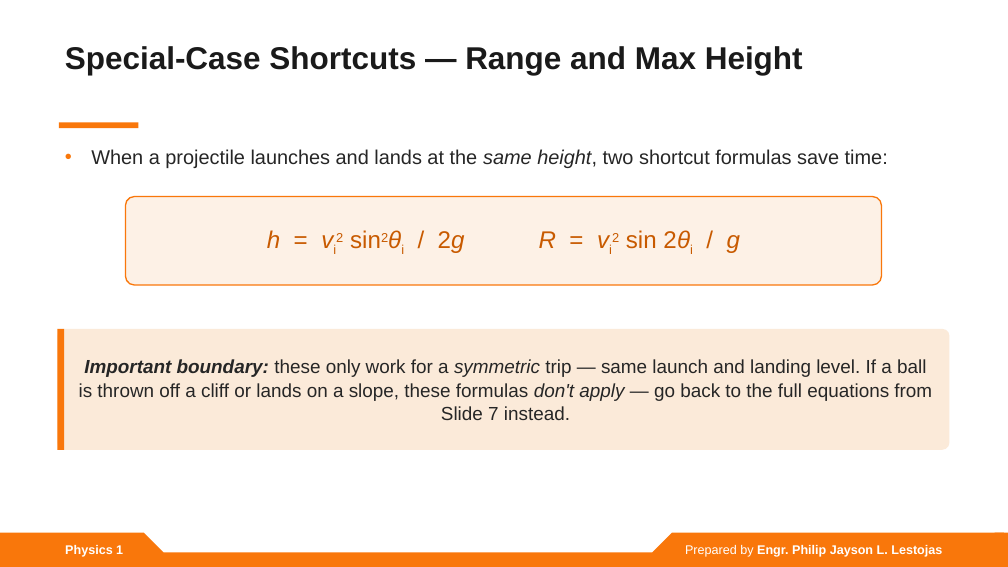
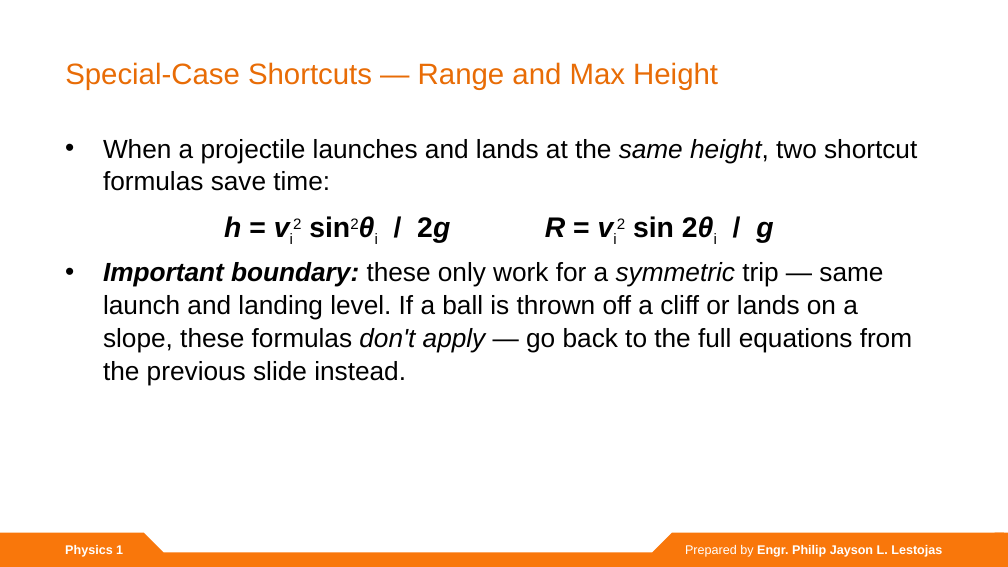
Before and after one commit to lestojas/physics, a slide deck: slide 8 of Projectile and Circular Motion.pptx. Drawn at 1008x567 pixels with LibreOffice and Linux fonts; fonts in the diff are those of the drawing. Boxes give left, top, right and bottom in pixels: in the first picture for what was removed or moved away, otherwise in the second. Text is boxed around its words. In the diff, an @@ line names an element or a change of style, - is before the commit and + after.

Commit message:
Revise deck to match template exactly (text-only content)
- Reuse the template's content-slide design: orange-gradient ExtraBold title + TT Hoves bulleted body
- Remove custom accent bars, equation bands, callout boxes, tables, and generated diagram images
- Convert comparison tables to template-style bullets; render equations as simple centered lines
- Body text auto-fits the template body box (keeps 28pt where content allows)

```diff
--- a/Projectile and Circular Motion.pptx
+++ b/Projectile and Circular Motion.pptx
@@ text "Special-Case Shortcuts — Range and ...": place and size @@
-text "Special-Case Shortcuts — Range and ..." at bbox=[65, 46, 803, 75]
+text "Special-Case Shortcuts — Range and ..." at bbox=[65, 62, 718, 90]
@@ text "Special-Case Shortcuts — Range and ..." at bbox=[65, 62, 718, 90]: size 30 to 28 pt, text colour #1A1A1A to gradient #B45404 to #E86C06 to #F9770B, bold off @@
@@ rectangle removed at bbox=[59, 123, 138, 128] @@
@@ text removed at bbox=[91, 149, 888, 168] @@
-• When a projectile launches and lands at the same height, two shortcut formulas save time:
@@ text added at bbox=[103, 139, 917, 385], 25 pt, text #000000 @@
+• When a projectile launches and lands at the same height, two shortcut formulas save time:
+h = vi2 sin2θi / 2g R = vi2 sin 2θi / g
+• Important boundary: these only work for a symmetric trip — same launch and landing level. If a ball is thrown off a cliff or lands on a slope, these formulas don't apply — go back to the full equations from the previous slide instead.
@@ rounded rectangle removed at bbox=[126, 197, 882, 285] @@
-h = vi2 sin2θi / 2g R = vi2 sin 2θi / g
@@ rounded rectangle removed at bbox=[57, 329, 950, 450] @@
-Important boundary: these only work for a symmetric trip — same launch and landing level. If a ball is thrown off a cliff or lands on a slope, these formulas don't apply — go back to the full equations from Slide 7 instead.
@@ rectangle removed at bbox=[57, 329, 64, 450] @@
```
Also in this commit, not shown: 21 other slides changed, 8 other files.
